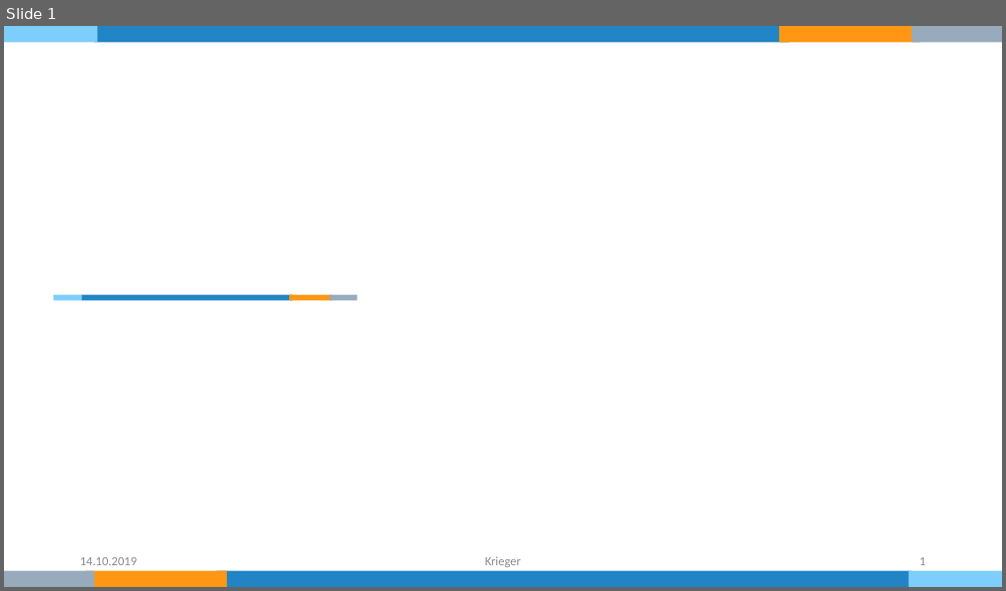
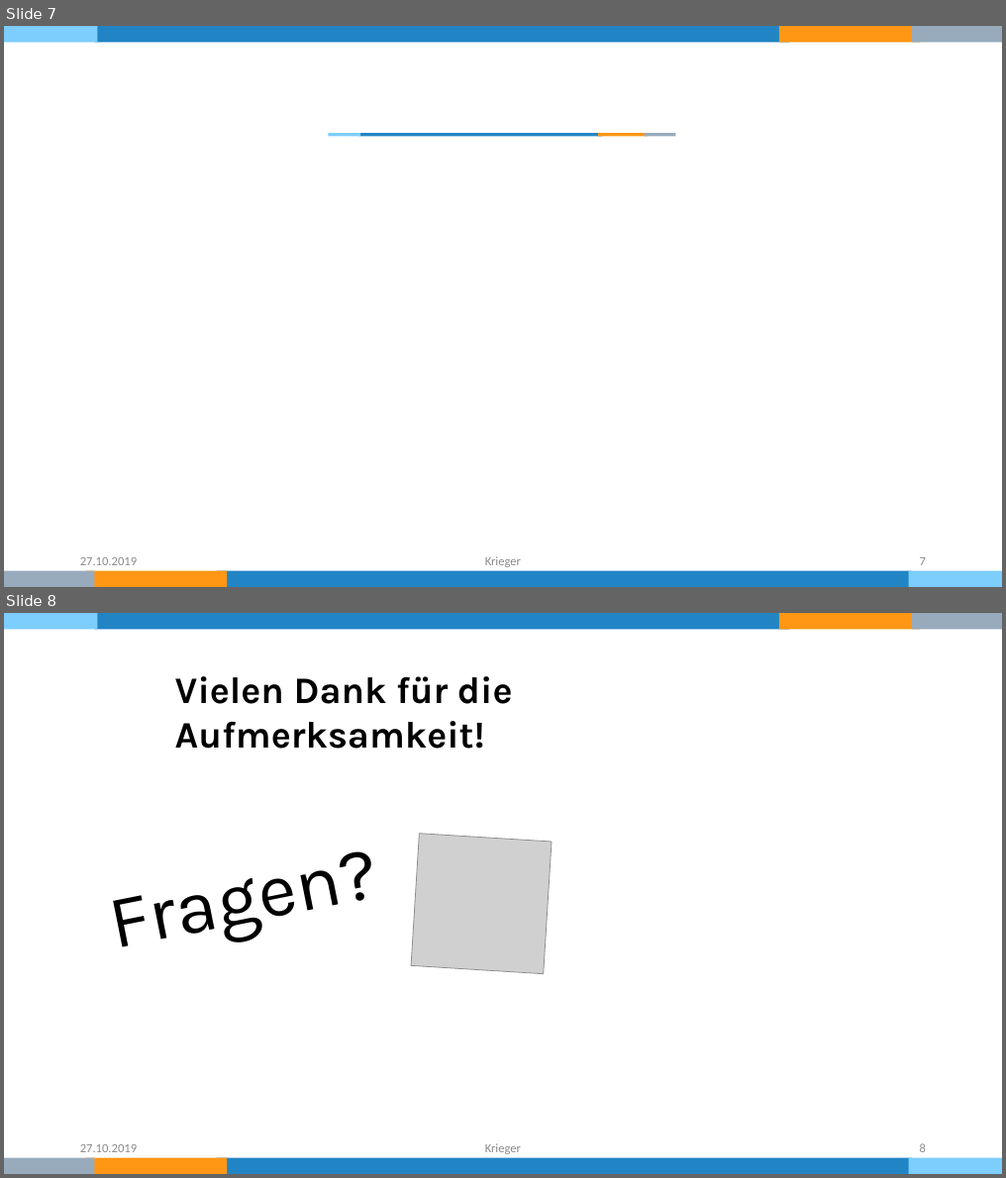
Before and after one commit to KriegersBlog/nordwind-tool, a slide deck: Dokumentation/Präsentation.pptx. Shown one above the other, each under a label of ours: slide 1 before the commit, slides 7 and 8 after it. The pictures are 1006x591 and 1006x1178 pixels, drawn with LibreOffice and Linux fonts; fonts in the diff are those of the drawing; grey boxes stand for pictures. Boxes give left, top, right and bottom in pixels: in the first picture for what was removed or moved away, otherwise in the second. Text is boxed around its words. In the diff, an @@ line names an element or a change of style, - is before the commit and + after.

```diff
--- a/Dokumentation/Präsentation.pptx
+++ b/Dokumentation/Präsentation.pptx
@@ slide 8 added at [4,613,1002,1174], background #FFFFFF; not listed: 8 template elements that a slide beside it also shows @@
@@ text added at [175,676,513,749], 36 pt, text #000000, bold @@
+Vielen Dank für die Aufmerksamkeit!
@@ text added at [92,817,394,969], 72 pt, text #000000 @@
+Fragen?
@@ picture added at [411,834,551,974] @@
@@ text added at [80,1145,137,1153], 12 pt, text #8C8C8C @@
+27.10.2019
@@ text added at [485,1144,521,1155], 12 pt, text #8C8C8C @@
+Krieger
@@ page number added at [920,1144,926,1153], 12 pt, text #8C8C8C @@
+8
@@ what was slide 1 is now slide 7 @@
@@ slide 7 changed as well @@
@@ rectangle: place and size @@
-rectangle at [54,294,82,301]
+rectangle at [328,133,360,136]
@@ rectangle: place and size @@
-rectangle at [81,294,292,301]
+rectangle at [359,133,602,136]
@@ rectangle: place and size @@
-rectangle at [289,294,332,301]
+rectangle at [598,133,648,136]
@@ rectangle: place and size @@
-rectangle at [330,294,357,301]
+rectangle at [645,133,675,136]
@@ text at [80,558,137,566]: text changed @@
-14.10.2019
+27.10.2019
@@ page number at [920,558,926,566]: text changed @@
-1
+7
```
Also in this commit, not shown: 6 other slides added.
